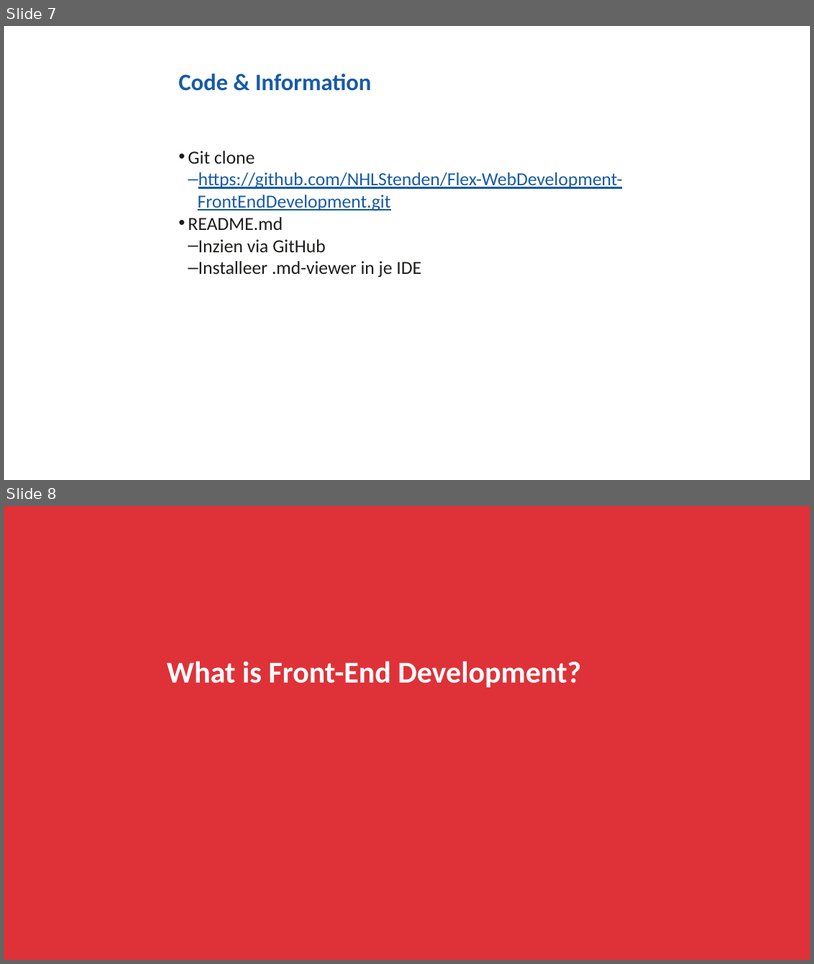
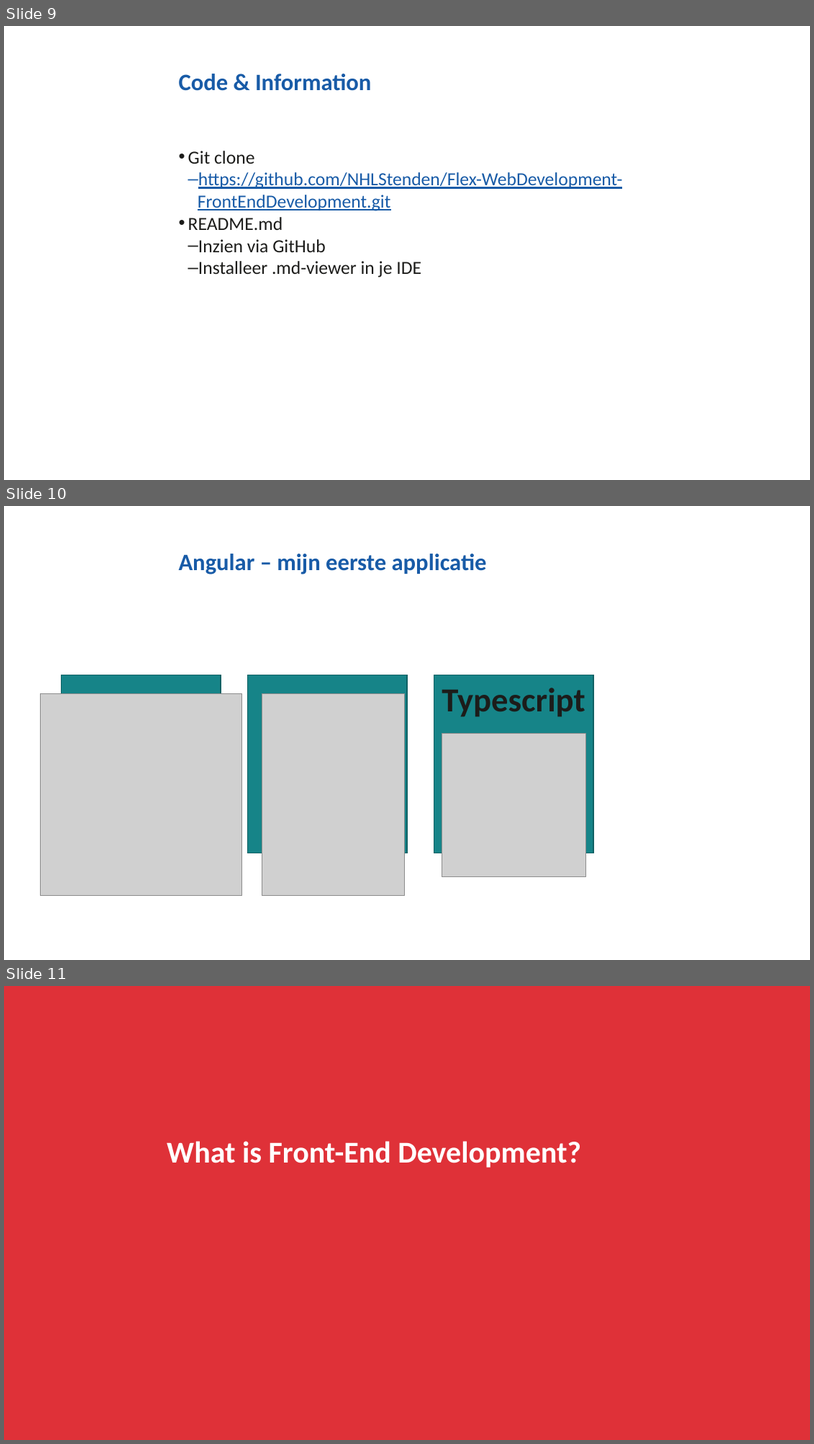
Before and after one commit to NHLStenden/Flex-WebDevelopment-FrontEndDevelopment, a slide deck: Presentatie/Front-End Development.pptx. Shown one above the other, each under a label of ours: slides 7 and 8 before the commit, slides 9, 10 and 11 after it. The pictures are 814x964 and 814x1444 pixels, drawn with LibreOffice and Linux fonts; fonts in the diff are those of the drawing; grey boxes stand for pictures; background and template pictures are left out. Boxes give left, top, right and bottom in pixels: in the first picture for what was removed or moved away, otherwise in the second. Text is boxed around its words. In the diff, an @@ line names an element or a change of style, - is before the commit and + after.

```diff
--- a/Presentatie/Front-End Development.pptx
+++ b/Presentatie/Front-End Development.pptx
@@ slide 10 added at [4,506,810,960], background #FFFFFF @@
@@ title added at [179,554,487,574], 28 pt, text #185BA7, bold @@
+Angular – mijn eerste applicatie
@@ rectangle added at [61,674,221,852], fill #168488, outline #106265 1 pt @@
@@ rectangle added at [248,674,407,852], fill #168488, outline #106265 1 pt @@
@@ rectangle added at [434,674,594,852], fill #168488, outline #106265 1 pt, 40 pt, text #1C1C1A, bold @@
+Typescript
@@ picture added at [40,693,242,895] @@
@@ picture added at [262,693,405,895] @@
@@ picture added at [442,733,586,877] @@
@@ what was slide 7 is now slide 9 @@
@@ what was slide 8 is now slide 11 @@
```
Also in this commit, not shown: 2 other slides added.
